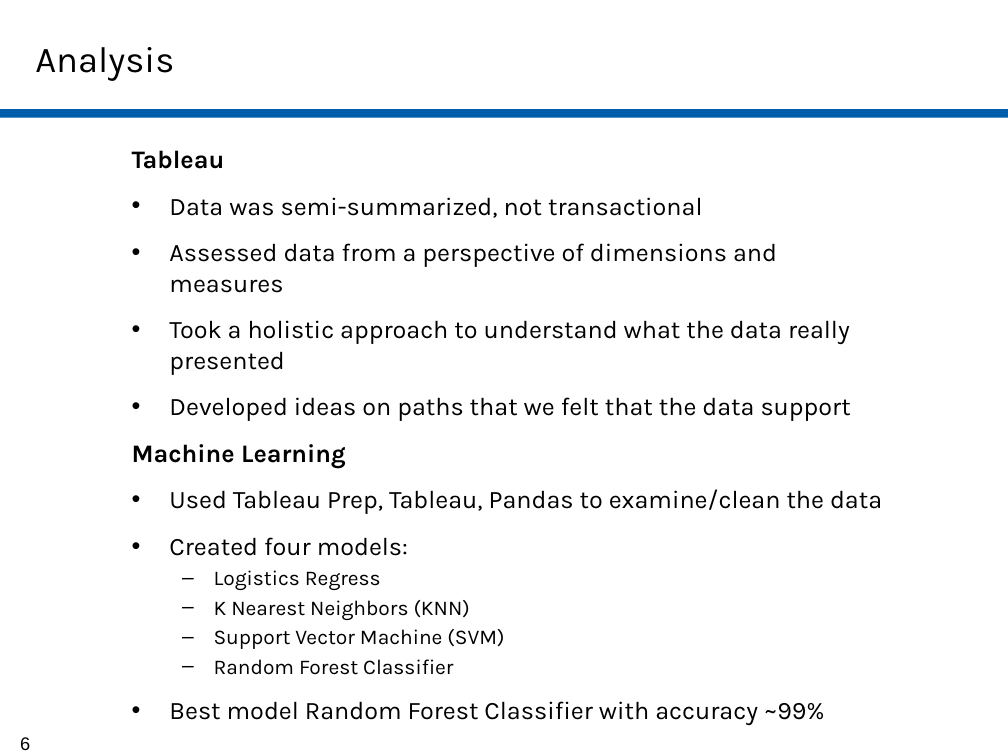
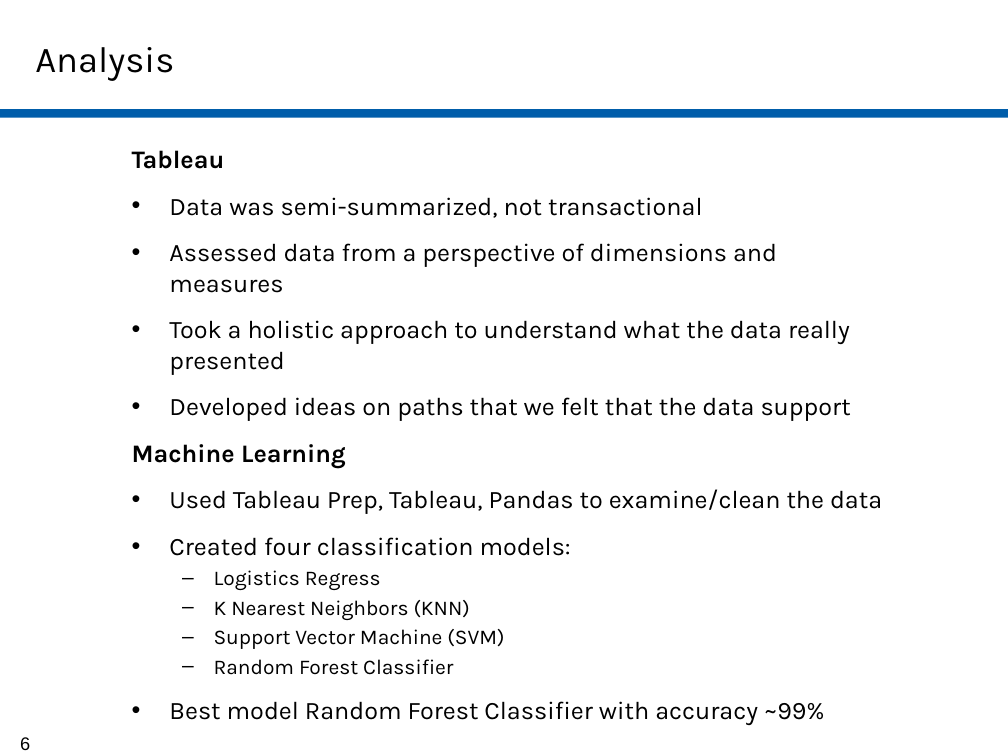
Before and after one commit to jamie-miller-rva/GRTC-Analysis, a slide deck: slide 6 of GRTC Project.pptx. Drawn at 1008x756 pixels with LibreOffice and Linux fonts; fonts in the diff are those of the drawing. Boxes give left, top, right and bottom in pixels: in the first picture for what was removed or moved away, otherwise in the second. Text is boxed around its words. In the diff, an @@ line names an element or a change of style, - is before the commit and + after.

```diff
--- a/GRTC Project.pptx
+++ b/GRTC Project.pptx
@@ text at box(169, 537, 571, 556): text changed @@
-• Created four models:
+• Created four classification models:
```
Also in this commit, not shown: 1 other slide changed.
